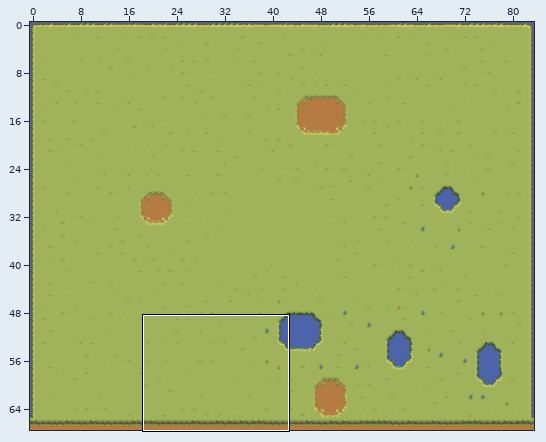
Two versions of a level (Tiled map (JSON), src/assets/tilemaps/generated/1-7.tmj). The picture above shows the old version from afar; the outline marks the close-up.
Close-up. Before the commit:
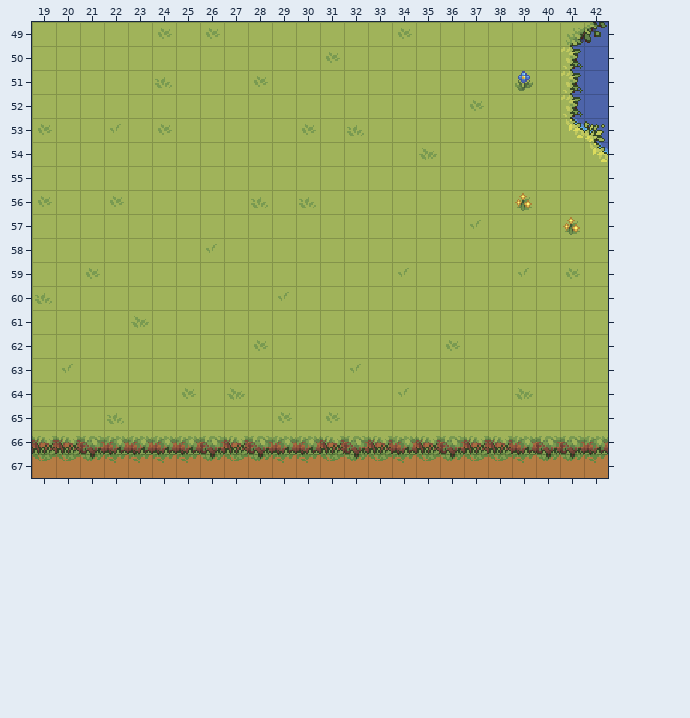
Cells are 16x16 px. Shown: x 19..42, y 49..67. The commit also changed other parts of the map, which this record leaves out.
The same view after the edit:
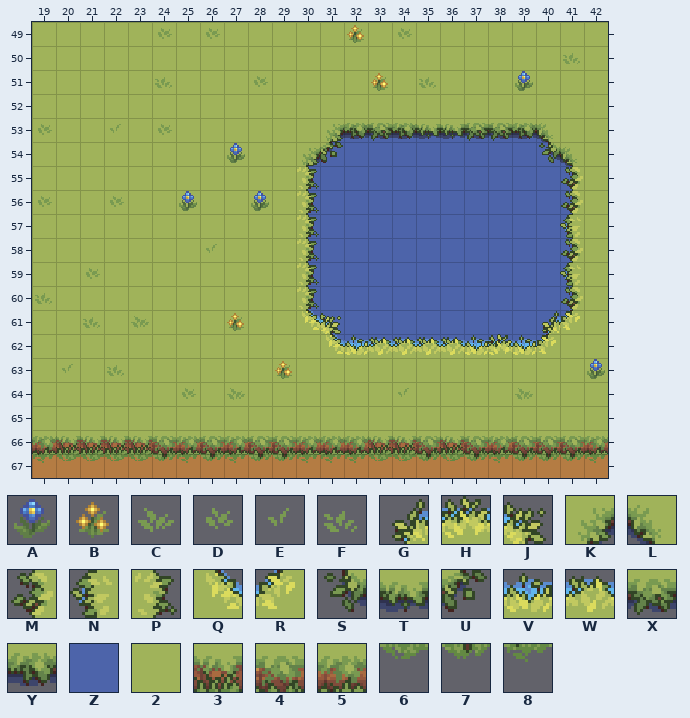
Key: from "Details": A 120, B 128, C 156, D 157, E 160, F 161; from "Water_coasts": G 41, H 42, J 43, K 44, L 45, M 79, N 80, P 82, Q 83, R 84, S 119, T 120, U 121, V 158, W 159, X 197, Y 198; from "Water_detilazation": Z 0; from "ground_grasss": 2 55, 3 557, 4 558, 5 559, 6 610, 7 611, 8 612.
_ is an empty cell.
Change:
Layer "Base":
y 49..52: x 41..42 ZZ -> 22
y 53: x 31..42 2222222222ZZ -> ZZZZZZZZZZ22
y 54: x 30..42 222222222222Z -> ZZZZZZZZZZZZ2
y 55..61: x 30..41 222222222222 -> ZZZZZZZZZZZZ
y 62: x 31..40 2222222222 -> ZZZZZZZZZZ
Layer "Agua":
y 49: x 32 _ -> B; x 41..42 KU -> __
y 50: x 31 D -> _; x 41 P -> F
y 51: x 33 _ -> B; x 35 _ -> F; x 41 P -> _
y 52: x 37 D -> _; x 41 P -> _
y 53: x 30..42 D_F________QJ -> _KYXYTTXXYL__
y 54: x 27 _ -> A; x 30..31 __ -> KU; x 35 C -> _; x 40..42 __Q -> SL_
y 55: x 30 _ -> P; x 41 _ -> M
y 56: x 25 _ -> A; x 28 F -> A; x 30 F -> P; x 39 B -> _; x 41 _ -> M
y 57: x 30 _ -> P; x 37 E -> _; x 41 B -> N
y 58: x 30 _ -> P; x 41 _ -> M
y 59: x 30 _ -> P; x 34 E -> _; x 39 E -> _; x 41 D -> N
y 60: x 29..30 E_ -> _P; x 41 _ -> M
y 61: x 21 _ -> F; x 27 _ -> B; x 30..31 __ -> QJ; x 40..41 __ -> GR
y 62: x 28 D -> _; x 31..40 _____D____ -> QVWWWWVHVR
y 63: x 22 _ -> F; x 29 _ -> B; x 32 E -> _; x 42 _ -> A
y 65: x 22 F -> _; x 29 D -> _; x 31 D -> _
y 66: x 19 3 -> 5; x 21..24 4555 -> 3334; x 27 3 -> 5; x 29 5 -> 4; x 31..32 34 -> 55; x 34..39 534335 -> 343454
y 67: x 19 6 -> 8; x 21..24 7888 -> 6667; x 27 6 -> 8; x 29 8 -> 7; x 31..32 67 -> 88; x 34..39 867668 -> 676787
